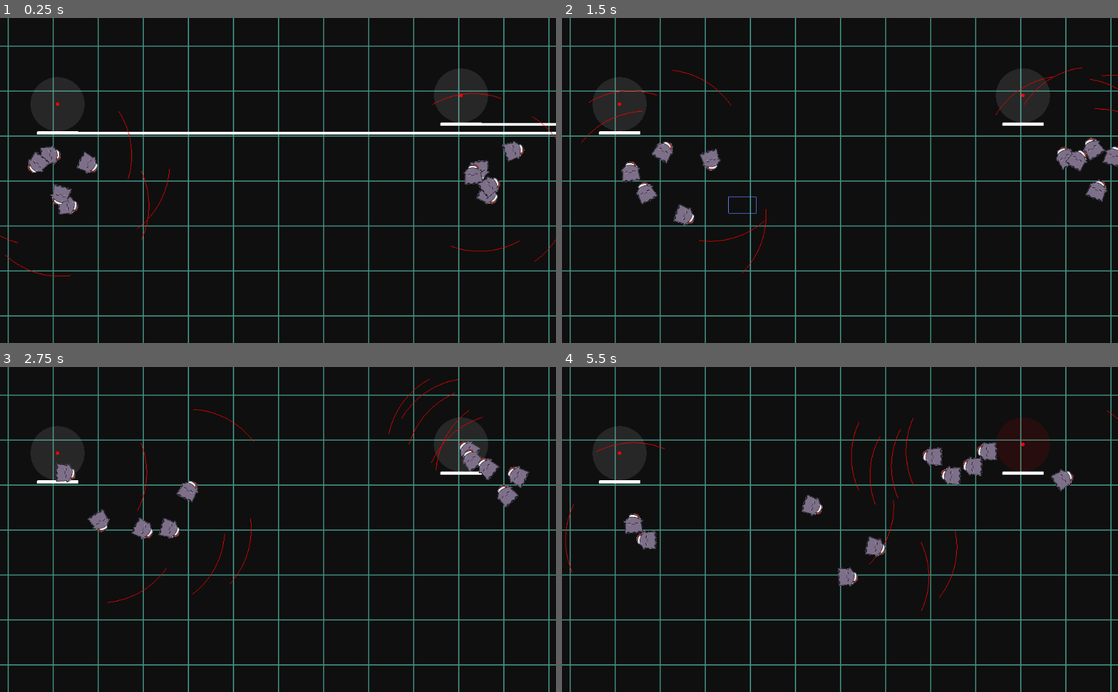
Above: before the commit, frames 1-4 (two rows, left to right).
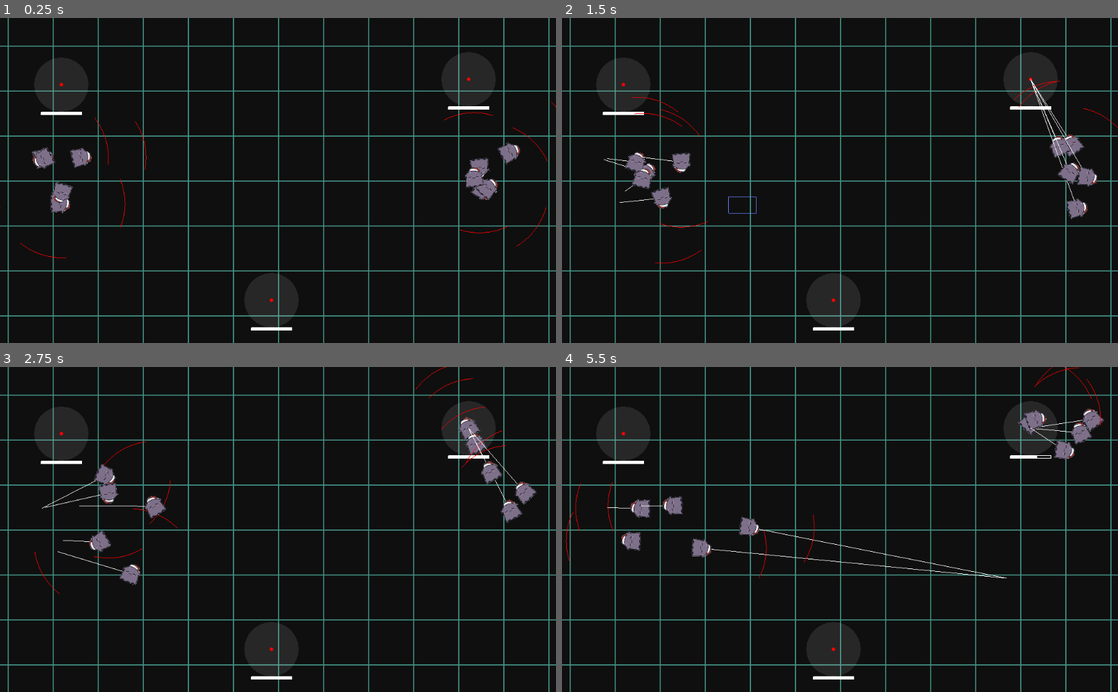
Above: after the commit, the same moments.

Repository: val-is/minijam99
Game: Godot game, scene res://scenes/test-scene.tscn
Same seed, same stepped clock (60 frames per second), same inputs: the game is played once before the commit and once after it. The project has no main scene, so this scene is started directly.
Inputs (mouse positions are in pixels of both pictures, inside the frame that each line leads up to):
- Up to frame 1 (0.25 s): no input
- Up to frame 2 (1.5 s): move the mouse to (962, 164) at 0.52 s; tap Middle mouse button (drag) at 0.6 s; click (962, 164) at 0.67 s; drag from (728, 196) to (812, 245) at 1.27 s
- Up to frame 3 (2.75 s): move the mouse to (333, 458) at 2.02 s; tap Middle mouse button (drag) at 2.1 s; click (333, 458) at 2.17 s
- Up to frame 4 (5.5 s): drag from (812, 594) to (673, 480) at 2.77 s; move the mouse to (1006, 578) at 3.52 s; tap Middle mouse button (drag) at 3.6, 5.1 s; click (1006, 578) at 3.67 s; drag from (673, 480) to (756, 448) at 4.27 s; move the mouse to (867, 529) at 5.02 s; click (867, 529) at 5.17 s

The runs differ from the first frame. In frame 1, 3.2% of the frame differs, in the area x 0-100%, y 18-97%; in frame 2, 3.9%; in frame 3, 4.1%; in frame 4, 5.1%, in the area x 0-100%, y 0-97%.

Commit message:
improve and finish ai

Diff:
--- a/mj99/scenes/capturepoint.gd
+++ b/mj99/scenes/capturepoint.gd
@@ -17,7 +17,7 @@
 var health = max_health
 export var heal_rate = 1
 
-export var boid_spawn_delay = 5
+export var boid_spawn_delay = 10
 
 var boid = preload("res://prefabs/boid.tscn")
 
--- a/mj99/scenes/test-scene.tscn
+++ b/mj99/scenes/test-scene.tscn
@@ -57,14 +57,16 @@
 script = ExtResource( 4 )
 
 [node name="capturepoint-1" type="Node2D" parent="capturepoints"]
-position = Vector2( 337, -157 )
+position = Vector2( 351, -187 )
 script = ExtResource( 5 )
-max_health = 1
 
 [node name="capturepoint-2" type="Node2D" parent="capturepoints"]
-position = Vector2( -406, -141 )
+position = Vector2( -399, -177 )
 script = ExtResource( 5 )
-max_health = 1
+
+[node name="capturepoint-3" type="Node2D" parent="capturepoints"]
+position = Vector2( -12, 221 )
+script = ExtResource( 5 )
 
 [node name="boidcontrol-enemy" type="Node" parent="."]
 script = ExtResource( 6 )
--- a/mj99/scripts/boid-control-enemy.gd
+++ b/mj99/scripts/boid-control-enemy.gd
@@ -42,7 +42,7 @@
 
 export var boid_grouping_distance = 100
 
-export var ai_resupply_target_capacity = 3
+export var ai_resupply_target_capacity = 10
 export var ai_group_dist = 50 # make sure units stay in this radius if in a strike group when resupplying
 
 export var ai_defend_range = 100 # radius around a captured point to keep clear
@@ -105,7 +105,6 @@
 	threatened_points.sort_custom(AIGroupSorter, "sort_by_distance")
 	threatened_points.invert() # go to most aggressed point
 	if len(threatened_points) != 0:
-		print("defending!")
 		strike_groups[idx]["mission"] = MISSION_DEFEND
 		strike_groups[idx]["target"] = threatened_points[0][1].position
 		strike_groups[idx]["defend_target"] = threatened_points[0][1]
@@ -176,11 +175,28 @@
 	if len(player_group_strengths) != 0:
 		# attack the first group here
 		strike_groups[idx]["mission"] = MISSION_INTERCEPT
-		strike_groups[idx]["target"] = player_group_strengths[0][1][0].position
+		strike_groups[idx]["target"] = player_group_strengths[0][1][0].target
 		return
 
 	# see if we can attack any player nodes
-	# TODO
+	var player_nodes = []
+	for point in get_node("../capturepoints").get_children():
+		if point.controller == enums.FACTION_PLAYER:
+			player_nodes.append(point)
+	var player_nodes_defended = []
+	for node in player_nodes:
+		var defenders = 0
+		for player_boid in get_node("../boidcontrol-player"):
+			if player_boid.position.distance_to(node.position) < ai_defend_range:
+				defenders += 1
+		if defenders < len(group["boids"]):
+			player_nodes_defended.append([defenders, node])
+	player_nodes_defended.sort_custom(AIGroupSorter, "sort_by_distance")
+	if len(player_nodes_defended) != 0:
+		strike_groups[idx]["mission"] = MISSION_CAPTURE
+		strike_groups[idx]["target"] = player_nodes_defended[0][1].position
+		strike_groups[idx]["capture_target"] = player_nodes_defended[0][1]
+		return
 
 	# group up with a resupply to bolster strength
 	var closest_groups = []
@@ -354,6 +370,6 @@
 
 	# apply logic to boid underlings
 	for group in strike_groups:
-		print(len(group["boids"]))
+		print("group, mission: ", group["mission"], ", size: ", len(group["boids"]))
 		for boid in group["boids"]:
 			boid.target = group["target"]
--- a/mj99/scripts/boid.gd
+++ b/mj99/scripts/boid.gd
@@ -6,9 +6,9 @@
 # var a = 2
 # var b = "text"
 
-export var boid_radius = 200
+export var boid_radius = 50
 
-export var boid_r1_separation = 50
+export var boid_r1_separation = 20
 
 export var boid_r2_cohesion = 1
 export var boid_r2_target_dist = 0.001
@@ -22,11 +22,13 @@
 
 var target = Vector2(0, 0)
 
+var advanced_ai: bool = false
+
 var boid_root: Node
 var velocity = Vector2(0, 0)
 
-export var view_angle = 50
-export var view_dist = 100
+export var view_angle = 45
+export var view_dist = 70
 
 export var personality_range: Vector2 = Vector2(0.7, 1.2)
 var personality = 1
@@ -39,6 +41,8 @@
 func _ready():
 	boid_root = get_node("..")
 	target = position + Vector2(0.01, 0.01)
+	if faction == enums.FACTION_ENEMY:
+		advanced_ai = true
 	personality = rand_range(personality_range.x, personality_range.y)
 
 # Called every frame. 'delta' is the elapsed time since the previous frame.
@@ -104,6 +108,40 @@
 	d_theta = clamp(d_theta, -max_dtheta, max_dtheta)
 	velocity = Vector2(1, 0).rotated(old_orientation + d_theta) * new_speed
 
+	if advanced_ai:
+		var enemy_boids
+		var enemies_in_range = []
+		var enemies_im_shooting = []
+		var enemies_shooting_me = []
+		match faction:
+			enums.FACTION_PLAYER:
+				enemy_boids = get_node("../../boidcontrol-enemy").get_children()
+			enums.FACTION_ENEMY:
+				enemy_boids = get_node("../../boidcontrol-player").get_children()
+		for enemy in enemy_boids:
+			if position.distance_to(enemy.position) < view_dist:
+				enemies_in_range.append(enemy)
+
+				var enemy_angle = position.angle_to_point(enemy.position)
+				var rot_deg = int(rotation_degrees + 90) % 360
+				if rot_deg > 180:
+					rot_deg -= 360
+				var d_theta_enemy = rot_deg - enemy_angle/3.141*180
+				if -view_angle <= d_theta_enemy and d_theta_enemy <= view_angle:
+					enemies_im_shooting.append(enemy)
+
+				var anti_enemy_angle = enemy.position.angle_to_point(position)
+				var anti_rot_deg = int(enemy.rotation_degrees + 90) % 360
+				if anti_rot_deg > 180:
+					anti_rot_deg -= 360
+				var anti_d_theta_enemy = anti_rot_deg - anti_enemy_angle/3.141*180
+				if -view_angle <= anti_d_theta_enemy and anti_d_theta_enemy <= view_angle:
+					enemies_shooting_me.append(enemy)
+		if len(enemies_in_range) > 0:
+			if len(enemies_shooting_me) > len(enemies_im_shooting):
+				# evade!
+				velocity = Vector2(1, 0).rotated(old_orientation + max_dtheta) * boid_max_vel
+
 	# apply velocity
 	position += velocity * delta * personality
 
@@ -126,3 +164,4 @@
 
 func _draw():
 	draw_circle_arc(Vector2(0, 0), view_dist+50, -view_angle/2, view_angle/2, Color.red)
+	draw_line(Vector2(0, 0), (-position+target).rotated(-rotation), Color.white)
